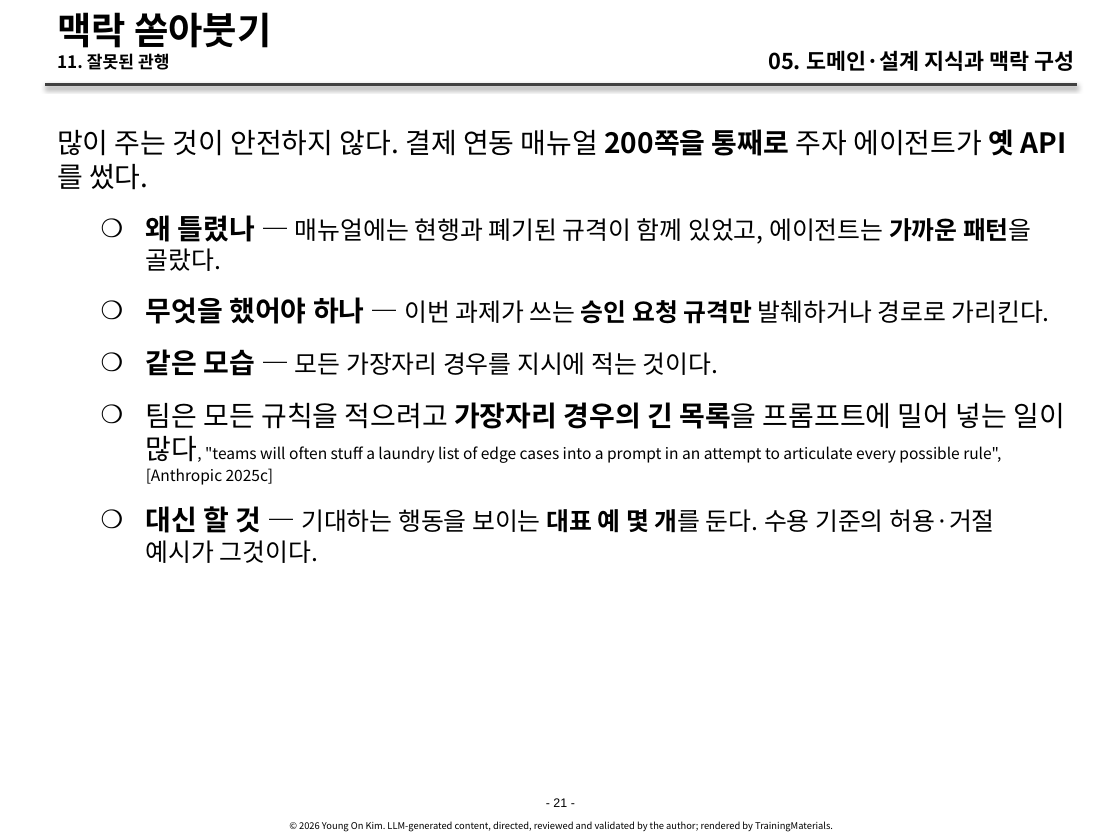
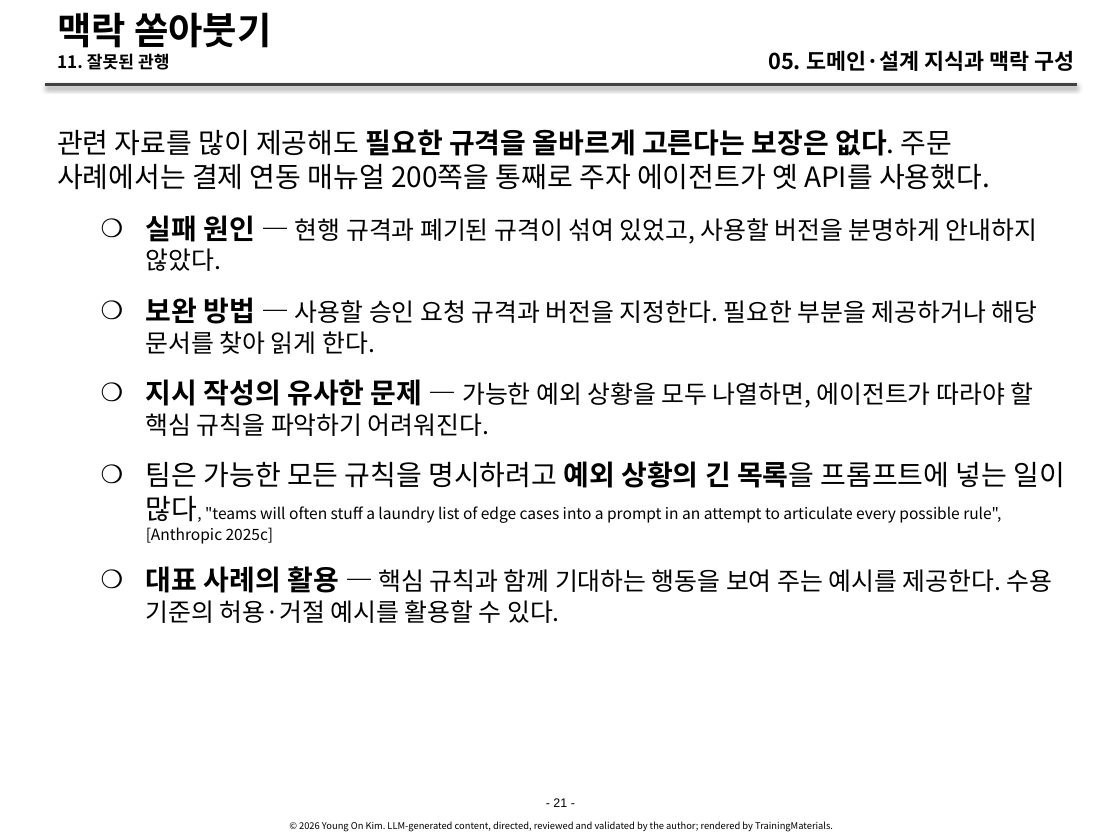
Before and after one commit to YoungSan77/TrainingMaterials, a slide deck: slide 21 of courses/ai-native/sessions/s05.pptx. Drawn at 1120x840 pixels with LibreOffice and Linux fonts; fonts in the diff are those of the drawing. Boxes give left, top, right and bottom in pixels: in the first picture for what was removed or moved away, otherwise in the second. Text is boxed around its words. In the diff, an @@ line names an element or a change of style, - is before the commit and + after.

```diff
--- a/courses/ai-native/sessions/s05.pptx
+++ b/courses/ai-native/sessions/s05.pptx
@@ text at (x1=57, y1=129, x2=1066, y2=623): text changed @@
-많이 주는 것이 안전하지 않다. 결제 연동 매뉴얼 200쪽을 통째로 주자 에이전트가 옛 API를 썼다.
-    ❍ 왜 틀렸나 — 매뉴얼에는 현행과 폐기된 규격이 함께 있었고, 에이전트는 가까운 패턴을 골랐다.
-    ❍ 무엇을 했어야 하나 — 이번 과제가 쓰는 승인 요청 규격만 발췌하거나 경로로 가리킨다.
-    ❍ 같은 모습 — 모든 가장자리 경우를 지시에 적는 것이다.
-    ❍ 팀은 모든 규칙을 적으려고 가장자리 경우의 긴 목록을 프롬프트에 밀어 넣는 일이 많다, "teams will often stuff a laundry list of edge cases into a prompt in an attempt to articulate every possible rule", [Anthropic 2025c]
-    ❍ 대신 할 것 — 기대하는 행동을 보이는 대표 예 몇 개를 둔다. 수용 기준의 허용·거절 예시가 그것이다.
+관련 자료를 많이 제공해도 필요한 규격을 올바르게 고른다는 보장은 없다. 주문 사례에서는 결제 연동 매뉴얼 200쪽을 통째로 주자 에이전트가 옛 API를 사용했다.
+    ❍ 실패 원인 — 현행 규격과 폐기된 규격이 섞여 있었고, 사용할 버전을 분명하게 안내하지 않았다.
+    ❍ 보완 방법 — 사용할 승인 요청 규격과 버전을 지정한다. 필요한 부분을 제공하거나 해당 문서를 찾아 읽게 한다.
+    ❍ 지시 작성의 유사한 문제 — 가능한 예외 상황을 모두 나열하면, 에이전트가 따라야 할 핵심 규칙을 파악하기 어려워진다.
+    ❍ 팀은 가능한 모든 규칙을 명시하려고 예외 상황의 긴 목록을 프롬프트에 넣는 일이 많다, "teams will often stuff a laundry list of edge cases into a prompt in an attempt to articulate every possible rule", [Anthropic 2025c]
+    ❍ 대표 사례의 활용 — 핵심 규칙과 함께 기대하는 행동을 보여 주는 예시를 제공한다. 수용 기준의 허용·거절 예시를 활용할 수 있다.
```
Also in this commit, not shown: 25 other slides changed, 33 other files.
